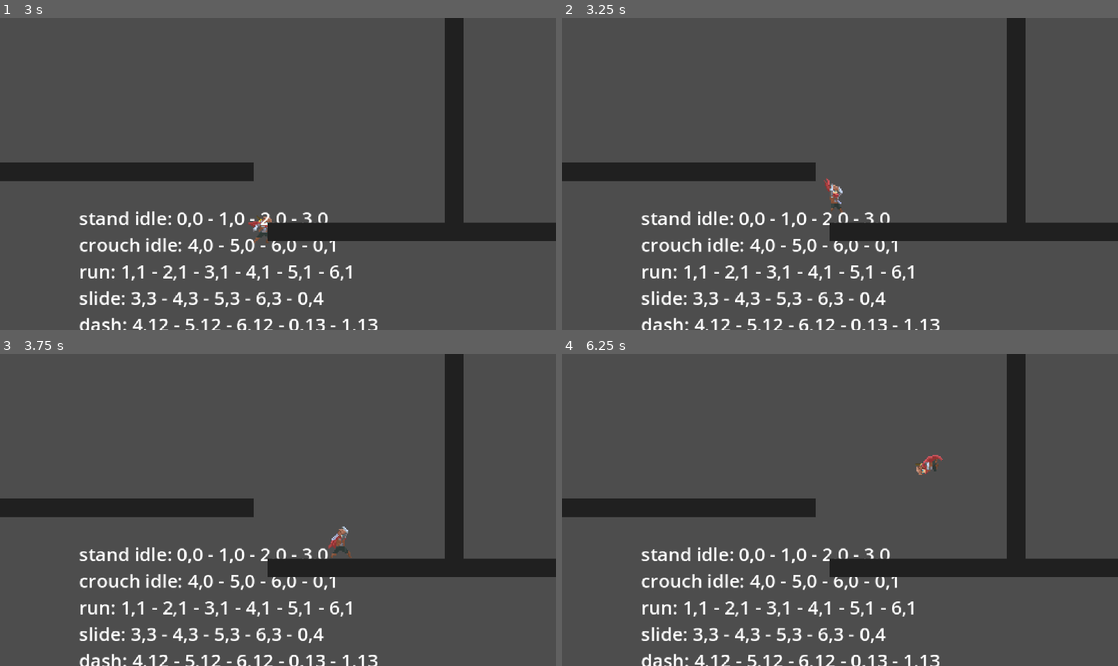
Above: before the commit, frames 1-4 (two rows, left to right).
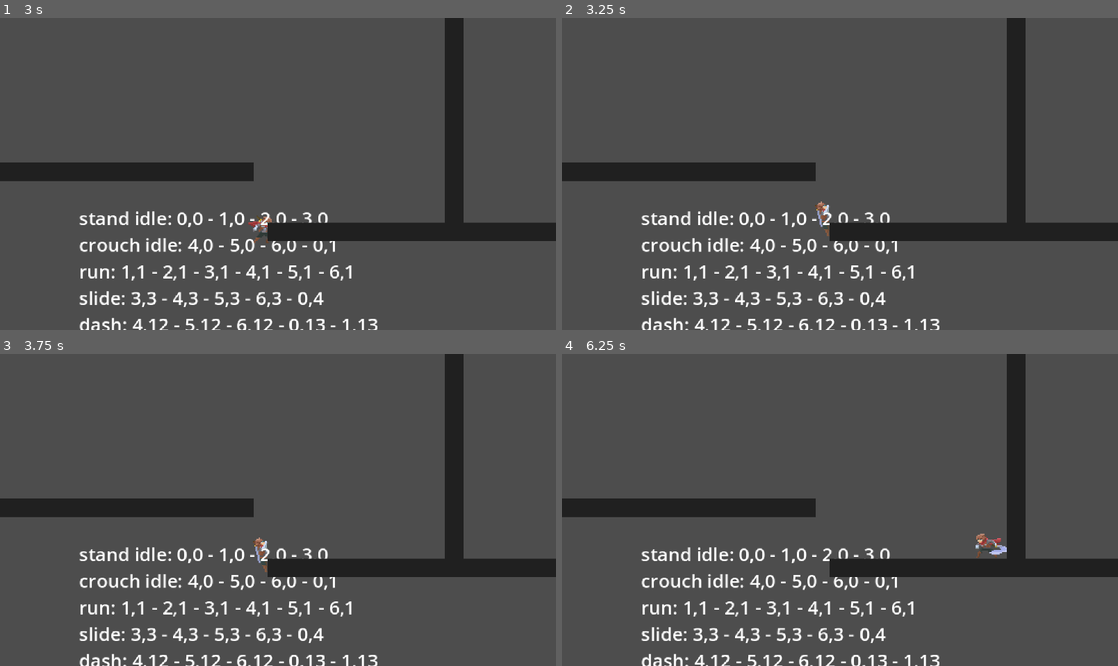
Above: after the commit, the same moments.

Repository: snowbillr/ninja-game
Game: Godot game, scene res://main.tscn
Same seed, same stepped clock (60 frames per second), same inputs: the game is played once before the commit and once after it.
Inputs:
- Up to frame 1 (3 s): hold Shift (dash) 0.53-1.28 s; hold Right (move_right) 0.53-2.03 s; tap Space (jump) at 0.77, 1.52 s; tap F (attack) at 1.35 s; tap Shift (dash) at 1.55, 2.85 s; hold Left (move_left) 2.03-2.78 s; hold Shift (dash) 2.03-2.78 s; hold Right (move_right) from 2.78 s (still down)
- Up to frame 2 (3.25 s): keep holding Right (move_right); tap Space (jump) at 3.02 s
- Up to frame 3 (3.75 s): keep holding Right (move_right); hold F (attack) from 3.53 s (still down)
- Up to frame 4 (6.25 s): tap Space (jump) at 3.77, 4.52, 6.02 s; tap Shift (dash) at 3.8, 4.35, 6.05 s; release Right (move_right) at 4.28 s; release F (attack) at 4.28 s; hold Left (move_left) 4.28-5.03 s; hold Right (move_right) 5.03-5.78 s; hold Shift (dash) 5.03-5.78 s; hold Left (move_left) from 5.78 s (still down); tap F (attack) at 5.85 s

Frame 1 is identical in both runs. In frame 2, 0.3% of the frame differs, in the area x 45-51%, y 51-70%; in frame 3, 0.3%; in frame 4, 0.4%, in the area x 63-80%, y 32-66%.

Commit message:
fix bug of player dashing out of wall

Diff:
--- a/scenes/player/states/dash.gd
+++ b/scenes/player/states/dash.gd
@@ -24,7 +24,8 @@
 
 func _physics_process(_delta: float) -> void:
 	if self.player.is_on_wall():
-		self.gsm.transition("wall")
+		if (sign(self.player.get_wall_normal().x) == self.player.direction):
+			self.gsm.transition("wall")
 
 	self.player.move_and_slide()
 
--- a/scenes/player/states/wall.gd
+++ b/scenes/player/states/wall.gd
@@ -11,7 +11,7 @@
 	self.player.velocity.y = 0
 
 func _unhandled_input(event: InputEvent) -> void:
-	if event.is_action_pressed("dash"):
+	if event.is_action_pressed("dash") and self.player.air_movement_charges.can_dash():
 		self.gsm.transition("dash", {"direction": self.player.direction * -1})
 	elif event.is_action_pressed("jump"):
 		self.player.velocity.x += self.player.player_stats.wall_exit_velocity * self.player.direction * -1
